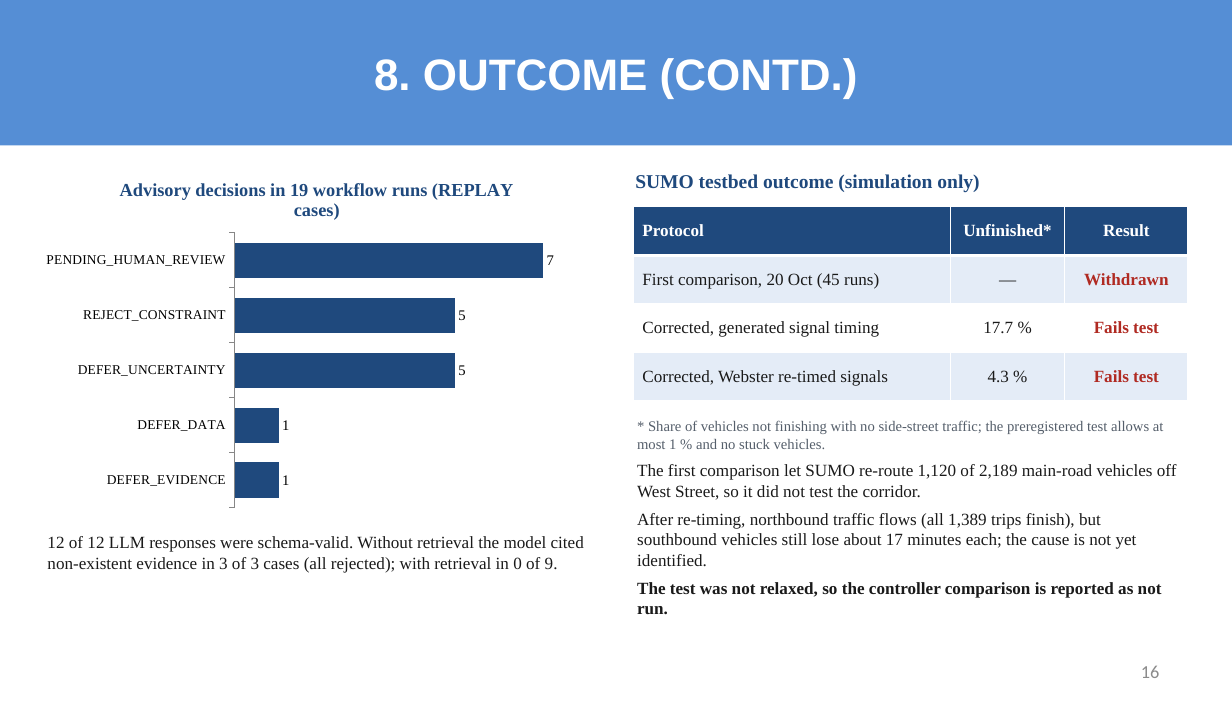
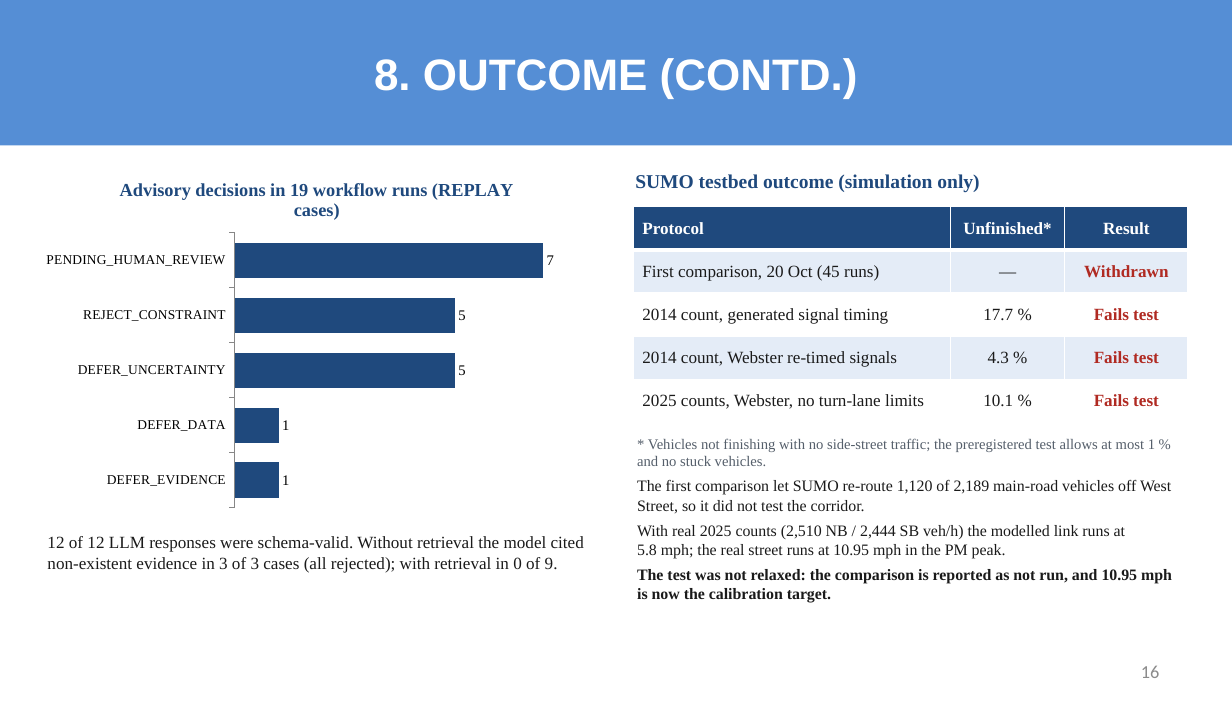
Before and after one commit to sricharansk/Major-Project, a slide deck: slide 16 of presentation/Final_Review_S_K_Sricharan_25MML1010.pptx. Drawn at 1232x704 pixels with LibreOffice and Linux fonts; fonts in the diff are those of the drawing. Boxes give left, top, right and bottom in pixels: in the first picture for what was removed or moved away, otherwise in the second. Text is boxed around its words. In the diff, an @@ line names an element or a change of style, - is before the commit and + after.

```diff
--- a/presentation/Final_Review_S_K_Sricharan_25MML1010.pptx
+++ b/presentation/Final_Review_S_K_Sricharan_25MML1010.pptx
@@ table at [634,207,1188,422] @@
-row 3: Corrected, generated signal timing | 17.7 % | Fails test
-row 4: Corrected, Webster re-timed signals | 4.3 % | Fails test
+row 3: 2014 count, generated signal timing | 17.7 % | Fails test
+row 4: 2014 count, Webster re-timed signals | 4.3 % | Fails test
+row 5: 2025 counts, Webster, no turn-lane limits | 10.1 % | Fails test
@@ text "* Vehicles not finishing with ...": place and size @@
-text "* Vehicles not finishing with ..." at [637,420,1177,615]
+text "* Vehicles not finishing with ..." at [637,438,1172,603]
@@ text at [637,438,1155,466]: text changed @@
-* Share of vehicles not finishing with no side-street traffic; the preregistered test allows at most 1 % and no stuck vehicles.
+* Vehicles not finishing with no side-street traffic; the preregistered test allows at most 1 % and no stuck vehicles.
@@ text at [637,480,1171,513]: size 14 to 13 pt in "The first comparison let SUMO re-route 1,120 ..."; less space between paragraphs @@
@@ text at [637,525,1172,603]: text changed; size 14 to 13 pt @@
-After re-timing, northbound traffic flows (all 1,389 trips finish), but southbound vehicles still lose about 17 minutes each; the cause is not yet identified.
-The test was not relaxed, so the controller comparison is reported as not run.
+With real 2025 counts (2,510 NB / 2,444 SB veh/h) the modelled link runs at 5.8 mph; the real street runs at 10.95 mph in the PM peak.
+The test was not relaxed: the comparison is reported as not run, and 10.95 mph is now the calibration target.
```
Also in this commit, not shown: 1 other slide changed, 48 other files.
